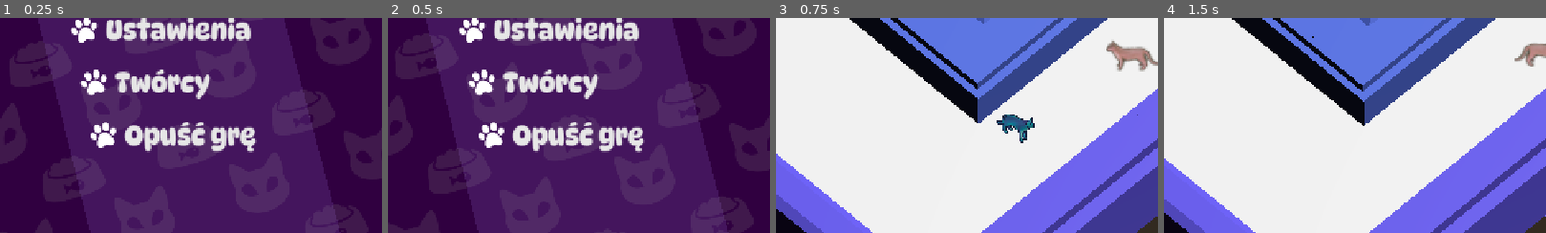
Above: before the commit, frames 1-4 (left to right).
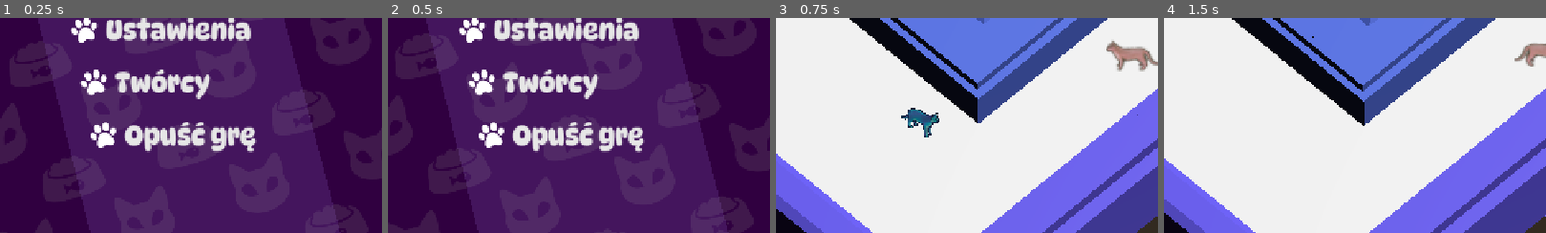
Above: after the commit, the same moments.

Repository: WeronikaKowalkowska/dnsgamejam
Game: Godot game, scene res://scenes/menu.tscn
The game is run twice, just before and just after one commit, with the same random seed, the same clock (stepped at 60 frames per second) and the same inputs.
Inputs (mouse positions are % of the whole screen's width and height, from its top left):
- Up to frame 1 (0.25 s): no input
- Up to frame 2 (0.5 s): no input
- Up to frame 3 (0.75 s): click "Graj" at 0.5 s
- Up to frame 4 (1.5 s): tap Enter (ui_accept) at 1.25 s; move the mouse to (72, 45) at 1.27 s; hold D (move_right) from 1.28 s (still down); tap E at 1.35 s; click (72, 45) at 1.42 s
The pictures show only the part of the screen within x 3-53%, y 41-91%; the shares and areas given below are measured in that part.

Frames 1-2 are identical in both runs. In frame 3, 1.3% of the frame differs, in the area x 32-68%, y 41-59%; in frame 4, nothing differs.

Commit message:
Tutorial setup

Diff:
--- a/project.godot
+++ b/project.godot
@@ -88,6 +88,11 @@
 "events": [Object(InputEventKey,"resource_local_to_scene":false,"resource_name":"","device":-1,"window_id":0,"alt_press …(195 unchanged characters)…
 ]
 }
+debug_key={
+"deadzone": 0.2,
+"events": [Object(InputEventKey,"resource_local_to_scene":false,"resource_name":"","device":-1,"window_id":0,"alt_pressed":false,"shift_pressed":false,"ctrl_pressed":false,"meta_pressed":false,"pressed":false,"keycode":0,"physical_keycode":96,"key_label":0,"unicode":96,"location":0,"echo":false,"script":null)
+]
+}
 
 [internationalization]
 
--- a/scenes/main.tscn
+++ b/scenes/main.tscn
@@ -7,7 +7,9 @@
 [ext_resource type="PackedScene" uid="uid://c4j0dsgngrf5" path="res://assets/models/floor.glb" id="2_tbgi4"]
 [ext_resource type="PackedScene" uid="uid://b8yi2lscw6do4" path="res://scenes/quit_prompt.tscn" id="3_eb6dy"]
 [ext_resource type="PackedScene" uid="uid://ccqbfh8c0g4fq" path="res://assets/models/budynek1.glb" id="3_tefeu"]
+[ext_resource type="Script" uid="uid://tnu2bxmplgci" path="res://scenes/tutorial.gd" id="4_2wyq8"]
 [ext_resource type="PackedScene" uid="uid://ddpxfkyejyiee" path="res://assets/models/budynek2.glb" id="4_o6xl0"]
+[ext_resource type="FontFile" uid="uid://cw0ojfsoce7m3" path="res://assets/fonts/DynaPuff-Medium.ttf" id="4_og1vs"]
 [ext_resource type="Script" uid="uid://dj8y37nvm1btm" path="res://scripts/KotDuchScript.gd" id="4_ya4ey"]
 [ext_resource type="Script" uid="uid://bbdk1qfr4mnll" path="res://scripts/KameraMovement.gd" id="5_jkv2x"]
 [ext_resource type="PackedScene" uid="uid://dqy3gb68iyj6b" path="res://assets/models/scianka1.glb" id="5_tipki"]
@@ -25,6 +27,13 @@
 [ext_resource type="Texture2D" uid="uid://cxt8gqtymr2ly" path="res://assets/sprites/normal_cat_idle_sw.png" id="13_pm3ni"]
 [ext_resource type="Shader" uid="uid://c220cndqpc08g" path="res://assets/glitch.gdshader" id="16_y6deb"]
 
+[sub_resource type="StyleBoxFlat" id="StyleBoxFlat_y6deb"]
+bg_color = Color(0, 0, 0, 0.49803922)
+corner_radius_top_left = 16
+corner_radius_top_right = 16
+corner_radius_bottom_right = 16
+corner_radius_bottom_left = 16
+
 [sub_resource type="ProceduralSkyMaterial" id="ProceduralSkyMaterial_sgp6g"]
 sky_horizon_color = Color(0.66224277, 0.6717428, 0.6867428, 1)
 sky_curve = 0.04019157
@@ -181,6 +190,55 @@
 [node name="Label2" type="Label" parent="GUI/Debug/VBoxContainer" unique_id=1643726705]
 layout_mode = 2
 
+[node name="Tutorial" type="Control" parent="GUI" unique_id=1364312850]
+visible = false
+layout_mode = 3
+anchors_preset = 15
+anchor_right = 1.0
+anchor_bottom = 1.0
+grow_horizontal = 2
+grow_vertical = 2
+script = ExtResource("4_2wyq8")
+
+[node name="MarginContainer" type="MarginContainer" parent="GUI/Tutorial" unique_id=1577599672]
+layout_mode = 0
+offset_right = 40.0
+offset_bottom = 40.0
+theme_override_constants/margin_left = 16
+theme_override_constants/margin_top = 16
+
+[node name="PanelContainer" type="PanelContainer" parent="GUI/Tutorial/MarginContainer" unique_id=104339049]
+custom_minimum_size = Vector2(384, 200)
+layout_mode = 2
+theme_override_styles/panel = SubResource("StyleBoxFlat_y6deb")
+
+[node name="MarginContainer" type="MarginContainer" parent="GUI/Tutorial/MarginContainer/PanelContainer" unique_id=1381733835]
+layout_mode = 2
+theme_override_constants/margin_left = 16
+theme_override_constants/margin_top = 16
+theme_override_constants/margin_right = 16
+theme_override_constants/margin_bottom = 16
+
+[node name="VBoxContainer" type="VBoxContainer" parent="GUI/Tutorial/MarginContainer/PanelContainer/MarginContainer" unique_id=49667302]
+layout_mode = 2
+theme_override_constants/separation = 16
+
+[node name="StepTitle" type="Label" parent="GUI/Tutorial/MarginContainer/PanelContainer/MarginContainer/VBoxContainer" unique_id=1400883829]
+layout_mode = 2
+theme_override_font_sizes/font_size = 24
+text = "step_title"
+horizontal_alignment = 1
+
+[node name="StepDescription" type="RichTextLabel" parent="GUI/Tutorial/MarginContainer/PanelContainer/MarginContainer/VBoxContainer" unique_id=795552176]
+layout_mode = 2
+size_flags_vertical = 3
+theme_override_constants/line_separation = 4
+theme_override_fonts/normal_font = ExtResource("4_og1vs")
+theme_override_font_sizes/normal_font_size = 18
+text = "step_description"
+horizontal_alignment = 1
+vertical_alignment = 1
+
 [node name="WorldEnvironment" type="WorldEnvironment" parent="." unique_id=1873546969]
 environment = SubResource("Environment_0wfyh")
 
@@ -220,7 +278,7 @@
 animation = &"idle_w"
 
 [node name="KotDuchCharacterBody3D" type="CharacterBody3D" parent="." unique_id=933195050 groups=["catSpectre"]]
-transform = Transform3D(1, 0, 0, 0, 0.9999999, 0, 0, 0, 1.0000001, 8.699884, 0.7234764, 5.8033695)
+transform = Transform3D(1, 0, 0, 0, 0.9999999, 0, 0, 0, 1.0000001, 7.0380735, 0.7234764, 7.261724)
 collision_layer = 4
 collision_mask = 2
 script = ExtResource("4_ya4ey")
--- /dev/null
+++ b/scenes/tutorial.gd
@@ -0,0 +1,52 @@
+extends Control
+
+@onready var step_title: Label = $MarginContainer/PanelContainer/MarginContainer/VBoxContainer/StepTitle
+@onready var step_description: RichTextLabel = $MarginContainer/PanelContainer/MarginContainer/VBoxContainer/StepDescription
+
+var index: int = -1
+
+var step: int = -1:
+	set(value):
+		match value:
+			-1:
+				hide()
+				return
+			0:
+				step_title.text = "Sterowanie"
+				step_description.text = "Naciskaj przyciski W, A, S, D\naby poruszać kotem."
+			1:
+				step_title.text = "Hologram"
+				step_description.text = "Masz możliwość utworzenia hologramowej wersji twojej postaci."
+			2:
+				step_title.text = "Tworzenie hologramu"
+				step_description.text = "Naciśnij przycisk \"E\" aby mieć możliwość utworzenia hologramu."
+			3:
+				step_title.text = "Obszar tworzenia hologramu"
+				step_description.text = "Naciśnij \"ALT\" aby wyświetlić obszar na którym możesz umieścić hologram."
+			4:
+				step_title.text = "Stawianie hologramu"
+				step_description.text = "Naciśnij prawy przycisk myszy w podświetlonym okręgu, aby móc umieścić hologram na jego obszarze."
+			5:
+				step_title.text = "Usuwanie hologramu"
+				step_description.text = "Kliknij ponownie przycisk \"E\" aby usunąć hologram."
+			6:
+				step_title.text = "Dodatkowa pomoc"
+				step_description.text = "Możesz sterować hologramem klikając prawy przycisk myszy.\nHologram nie pójdzie dalej niż wielkość okręgu (ALT)."
+			7:
+				step_title.text = "Odległość"
+				step_description.text = "Hologram zacznie znikać gdy znajdzie się zbyt daleko od kota."
+			8:
+				step_title.text = "Zmyłka"
+				step_description.text = "Hologram zwraca na siebie uwagę psów, używaj tego do odciągania ich z drogi."
+			9:
+				step_title.text = "Przeciwnik"
+				step_description.text = "Twoim wrogiem będą psy, musisz ich unikać."
+			10:
+				step_title.text = "Cel gry"
+				step_description.text = "Twoim zadaniem jest dostać się do karmy. Powodzenia!"
+		show()
+
+func _input(event: InputEvent) -> void:
+	if event.is_action_pressed("debug_key") and not event.is_echo():
+		index = (index + 2) % 12 - 1
+		step = index
Not shown, added: scenes/tutorial.gd.uid
